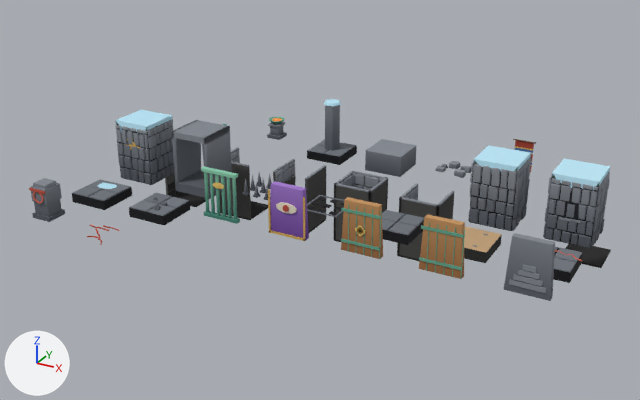
Renders of the Blender file art/blender/templo_cumbre.blend from each side of a commit.
Both versions are drawn from a camera (50 mm lens) standing at (28.3, -40.1, 16.7) and looking at (10.1, -7.0, 0.2). Lighting does not change. The marker at lower left points along +X, +Y and +Z. The first picture is the older version.
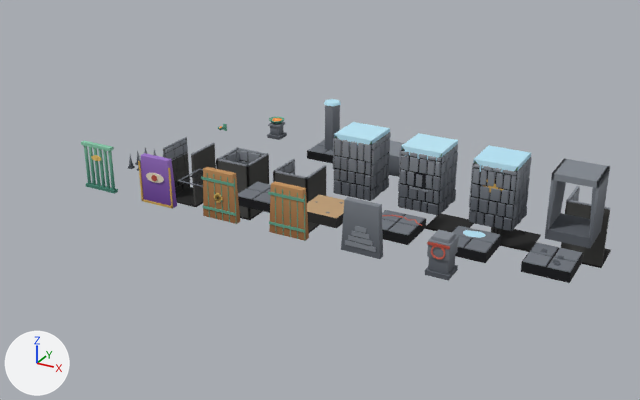
The change, as a list of edits to the scene's bpy script:
```text
Change me_pared_ojo:
    where me_pared_ojo.from_pydata(...)  # 886 vertices, 652 faces; spans x -1.11..1.11, y -1.11..1.1, z -0.5..2.6
    me_pared_ojo part 1: texture (UV) coordinates of 338 of 652 faces, centred in x -1.1..1.09, y -1.1..1.09, z -0.47..2.37, changed; they spanned u 0.94..0.94, v 0.51..0.74 and now span u 0.94..0.94, v 0.51..0.74
Change me_puerta_llave:
    where me_puerta_llave.from_pydata(...)  # 96 vertices, 72 faces; spans x -0.9..0.9, y -0.22..0.15, z 0.0..2.3
    me_puerta_llave part 2: texture (UV) coordinates of 11 of 72 faces, centred in x -0.22..0.22, y -0.21..-0.19, z 0.88..1.33, changed; they spanned u 0.44..0.44, v 0.69..0.71 and now span u 0.44..0.44, v 0.69..0.71
Change me_puerta_persiana:
    where me_puerta_persiana.from_pydata(...)  # 40 vertices, 30 faces; spans x -0.9..0.9, y -0.19..0.15, z 0.0..2.3
    me_puerta_persiana part 3: texture (UV) coordinates of 6 of 30 faces, centred in x -0.83..0.83, y -0.15..0.15, z 0.0..2.3, changed; they spanned u 0.94..0.94, v 0.54..0.7 and now span u 0.94..0.94, v 0.54..0.7
Change me_puerta_jefe:
    where me_puerta_jefe.from_pydata(...)  # 96 vertices, 60 faces; spans x -0.9..0.9, y -0.26..0.15, z 0.0..2.3
    me_puerta_jefe part 4: texture (UV) coordinates of 6 of 60 faces, centred in x -0.83..0.83, y -0.15..0.15, z 0.0..2.3, changed; they spanned u 0.69..0.69, v 0.54..0.7 and now span u 0.69..0.69, v 0.54..0.7
Change me_hueco_punta:
    where me_hueco_punta.from_pydata(...)  # 480 vertices, 360 faces; spans x -1.0..1.0, y -1.0..1.0, z -3.1..0.0
    me_hueco_punta part 5: texture (UV) coordinates of 79 of 360 faces, centred in x -1.0..1.0, y -1.0..1.0, z -0.92..0.0, changed; they spanned u 0.94..0.94, v 0.64..0.74 and now span u 0.94..0.94, v 0.65..0.74
Change ob_piso:
    ob_piso.location: (14.0, -7.0, 0.0) -> (7.0, -7.0, 0.0)
Change ob_piso_roto:
    ob_piso_roto.location: (3.5, -10.5, 0.0) -> (21.0, -7.0, 0.0)
Change ob_piso_musgo:
    ob_piso_musgo.location: (0.0, -10.5, 0.0) -> (17.5, -7.0, 0.0)
Change ob_pared:
    ob_pared.location: (17.5, -3.5, 0.0) -> (10.5, -3.5, 0.0)
Change ob_pared_nicho:
    ob_pared_nicho.location: (21.0, -3.5, 0.0) -> (14.0, -3.5, 0.0)
Change ob_pared_ojo:
    ob_pared_ojo.location: (0.0, -7.0, 0.0) -> (17.5, -3.5, 0.0)
Change ob_paso_puerta:
    ob_paso_puerta.location: (3.5, -7.0, 0.0) -> (21.0, -3.5, 0.0)
Change ob_puerta_madera:
    ob_puerta_madera.location: (17.5, -10.5, 0.0) -> (10.5, -10.5, 0.0)
Change ob_puerta_llave:
    ob_puerta_llave.location: (14.0, -10.5, 0.0) -> (7.0, -10.5, 0.0)
Change ob_puerta_persiana:
    ob_puerta_persiana.location: (21.0, -10.5, 0.0) -> (14.0, -10.5, 0.0)
Change ob_puerta_interruptor:
    ob_puerta_interruptor.location: (7.0, -10.5, 0.0) -> (0.0, -10.5, 0.0)
Change ob_puerta_jefe:
    ob_puerta_jefe.location: (10.5, -10.5, 0.0) -> (3.5, -10.5, 0.0)
Change ob_pinchos_base:
    ob_pinchos_base.location: (10.5, -7.0, 0.0) -> (3.5, -7.0, 0.0)
Change ob_pinchos:
    ob_pinchos.location: (7.0, -7.0, 0.0) -> (0.0, -7.0, 0.0)
Remove ob_estandarte:
    ob_estandarte = bpy.data.objects.new('estandarte', me_estandarte)
Remove ob_escombros:
    ob_escombros = bpy.data.objects.new('escombros', me_escombros)
Remove ob_venas_doom:
    ob_venas_doom = bpy.data.objects.new('venas_doom', me_venas_doom)
Change ob_torreta:
    ob_torreta.location: (0.0, -14.0, 0.0) -> (17.5, -10.5, 0.0)
Change ob_piso_arena:
    ob_piso_arena.location: (17.5, -7.0, 0.0) -> (10.5, -7.0, 0.0)
Change ob_hueco:
    ob_hueco.location: (21.0, 0.0, 0.0) -> (14.0, 0.0, 0.0)
Change ob_hueco_borde:
    ob_hueco_borde.location: (0.0, -3.5, 0.0) -> (17.5, 0.0, 0.0)
Change ob_hueco_esquina:
    ob_hueco_esquina.location: (3.5, -3.5, 0.0) -> (21.0, 0.0, 0.0)
Change ob_hueco_punta:
    ob_hueco_punta.location: (14.0, -3.5, 0.0) -> (7.0, -3.5, 0.0)
Change ob_hueco_pozo:
    ob_hueco_pozo.location: (10.5, -3.5, 0.0) -> (3.5, -3.5, 0.0)
```

Changed parts and their boxes (x1, y1, x2, y2) in the pictures (640 x 400 px):
'pared_nicho', moved
    before: (543, 158, 610, 248)
    after: (398, 133, 458, 216)
'pared', moved
    before: (468, 145, 532, 231)
    after: (333, 122, 391, 201)
'pared_ojo', surface changed, moved
    before: (115, 110, 175, 185)
    after: (469, 145, 532, 231)
'paso_puerta', moved
    before: (172, 120, 232, 198)
    after: (545, 158, 610, 248)
'puerta_persiana', surface changed, moved
    before: (504, 233, 555, 301)
    after: (341, 197, 383, 259)
'puerta_madera', moved
    before: (419, 214, 465, 279)
    after: (268, 181, 309, 241)
'puerta_llave', surface changed, moved
    before: (341, 197, 383, 259)
    after: (201, 167, 240, 224)
'puerta_jefe', surface changed, moved
    before: (268, 181, 309, 241)
    after: (138, 153, 177, 209)
'hueco_pozo', moved
    before: (334, 171, 388, 242)
    after: (216, 148, 269, 220)
'piso_roto', moved
    before: (129, 193, 190, 225)
    after: (521, 243, 583, 283)
'hueco_punta', surface changed, moved
    before: (397, 183, 454, 261)
    after: (273, 159, 326, 233)
'hueco_esquina', moved
    before: (219, 148, 268, 220)
    after: (561, 186, 611, 268)
'piso_musgo', moved
    before: (72, 179, 132, 210)
    after: (452, 226, 502, 263)
'torreta', moved
    before: (29, 178, 65, 222)
    after: (425, 230, 458, 281)
'puerta_interruptor', moved
    before: (201, 166, 240, 224)
    after: (81, 141, 118, 194)
'piso_arena', moved
    before: (464, 226, 502, 263)
    after: (307, 195, 344, 228)
'piso', moved
    before: (382, 210, 424, 245)
    after: (238, 182, 271, 213)
'hueco_borde', moved
    before: (165, 173, 216, 207)
    after: (491, 227, 541, 252)
'hueco', moved
    before: (565, 244, 611, 268)
    after: (425, 213, 474, 232)
'pinchos', moved
    before: (242, 172, 282, 200)
    after: (128, 148, 165, 171)
'pinchos_base', moved
    before: (307, 195, 344, 217)
    after: (178, 169, 203, 187)
'escombros', deleted
    before: (435, 161, 471, 178)
'estandarte', deleted
    before: (513, 139, 536, 172)
'venas_doom', deleted
    before: (87, 225, 119, 245)
part 1 of me_pared_ojo, surface changed
    before: (116, 122, 175, 184)
    after: (469, 162, 529, 231)
part 2 of me_puerta_llave, surface changed
    before: (355, 225, 365, 236)
    after: (214, 193, 222, 203)
part 4 of me_puerta_jefe, surface changed
    before: (270, 181, 309, 241)
    after: (141, 153, 177, 208)
part 5 of me_hueco_punta, surface changed
    before: (399, 183, 454, 207)
    after: (273, 165, 311, 179)
'escalon', unchanged, covered by the edit
    before: (365, 139, 416, 177)
    after: (389, 140, 404, 177)
